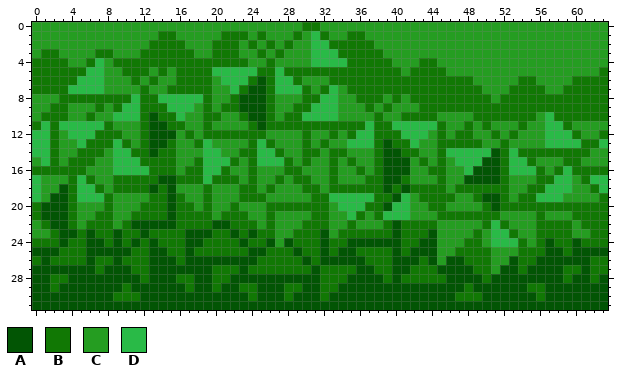
Edited in one commit: pixel-art sprite (img/background/9.png). Above is the file before it was changed.
The file is 64x32 pixels.
Palette (. is transparent): A #025504  B #117804  C #259d21  D #29ba47
Pixels before, first column x 0:
 0 CCCCCCCCCCCCCCCCCCCCCCCCCCCCCCBBCCCCCCCCCCCCCCCCCCCCCCCCCCCCCCCC
 1 CCCCCCCCCCCCCCBBCCCCCBBBCBCCCBCDBCCBBCCCCCCCCCCCCCCCCCCCCCCCCCCC
 2 CCCCCCCCCCCCCBBBBCCCBBBCBCBCBCCDDBBBBBCCCCCCCCCCCCCCCCCCCCCCCCCC
 3 CBBCCCCBBCCCBBBBBBCCBBBCCBCBCCCDDDBBBBBCCCCCCCCCCCCCCCCCCCCCCCCC
 4 BBBBCCBDCBBBBBBBBBBBBBBBCCBCCCCDDDDBBBBBCCCBBCCCCCCCCCCCCCCCCCCC
 5 BBBBBBDDCCBBBCBCBBBBDDDDDBBDBBBBBBBBBBBBBCBBBBCCCCCCCCCCCCCCCCCB
 6 BBBBBDDDCCCBCBCCBBBBCDDDBABDDBCCCBBBBBBBBBBBBBBBBCCCCCBBCCCCBBBB
 7 BBBBDDDDCCCCBCCBBBBBCCDBAABDDDBCBDCBBBBBBBBBBBBBBBCCCBBBBCCBBBBB
 8 CCCBBBBBBBBDBBDDDDDBCCBAAABCCCBBDDCCBBBCBCBBBBBBBBBCBBBBBBBBBBBB
 9 CCBBCCCBCBDDBBBDDDCBCBBAAABCCBBDDDCCCBCBCCCBBBBBBBBBBBBBBBBBBBBB
10 CBBBCCBCCDDDBABBDCCBBCCBAABCBBDDDDCCCCBCCBBBBCCCCBBBBBBBCDBBBBBB
11 BDBDDDDDBCCCBAABBCCBCCCCBABBBBBBBBBBBDBBDDDDDBCCBCBCCCBCCDDBCCCC
12 DDBCDDDBBBCCBAAACBCBBBBBBBCCCCBCCBCBDDBBBDDDCBCBBCCBCBCCCDDDBCCB
13 DDBCCDBBBDBCBAABCCBDCCCCBDBCCCBCBCCDDDBABBDCCBBBBBCCBCCCCDDDDBBD
14 DDBCCBBBCDDBBABBCCCDDCCBBDDBCCBBCBBCCCBAABBCCBDDDDDABDBBBBBBBBCC
15 CDBCBBBCCDDDBBBBCCBDDDBCBDDDBCBCCBCBCCBAAACBCBCDDDAABDDBCCCBBCCC
16 BBBBBBCCCDDDDBBBCBBDDBCCBCCCBBCCCBCCBCBAAACCBBCCDAAABDDDBCBDBBBB
17 DCCCBDBCCBBBBBAABBBDBBBCBCCBCBBCCBCCCBBAABCCCBCCAAAABCCCBBDDCBDD
18 DCCABDDBCBBBBABACCCBCCCBBCBCCCBBCBBBBBBABABBBBCBBBBBBCCBBDDDCCBD
19 DCAABDDDBCCCCBBABCCBCCCBBBCCCCCBBDDDDDBBADCBBBBCCBAABCBBDDDCCCCB
20 BAAABCCCBCCCBBBABBCBCCBCCCBBBBBBBCDDDBBADDCCBBCCCCBABBBBBBBBBBBB
21 BAAABCCBBCCBBBBABBBBCBBBCCBCCCCBBCCDBCBDDDCCCBBBBBBBCCCCBCCCBBBB
22 CBAABCBBBCBAAAAABBBBAABBBCBCCCBBBCCBCCCBABBBBCCCCCBDBCCCBBBBCBBB
23 CCBAABABBABBABBBBAAABBABABBCCBBBACBBBBBBABBBACCCCBCDDBCCBBBBCCBB
24 BBBABBAABABABABBBAABBBBABBACABBBABBAAAAAABBAACCCBBCDDDBCBABBABBB
25 AAABBBAAAAABBAABBABBBBBBAABBBABBABAABBBBABAAACCBBBBCCCBBBAABAAAA
26 BABBBBABBABBBAAABAAAAAAAABBBBBABAAAAABBBAAABACAABBBCCABBAAAAAABB
27 AAAAAAABAAABBAAAAAAABBBABBBBBBBABBBBAABBAABBBAAAABBCAABAAAABBABB
28 AABBAAAAAAAABAAABBAABBAAAAAAAAAABBBAAAABABBBBBAAAABAAAAAAAABAABA
29 AABAAAAAAABAAAAAABAABAABBAAABBAABBAAAAAAAAAAAAAABAAAAAABBAAAAAAA
30 AAAAAAAAABBBAAAAAAAAAAAABAAABAAABAAAAAAAAAAAAAABBBAAAAAABAAAAAAA
31 AAAAAAAAAAAAAAAAAAAAAAAAAAAAAAAAAAAAAAAAAAAAAAAAAAAAAAAAAAAAAAAA
Now the later version:
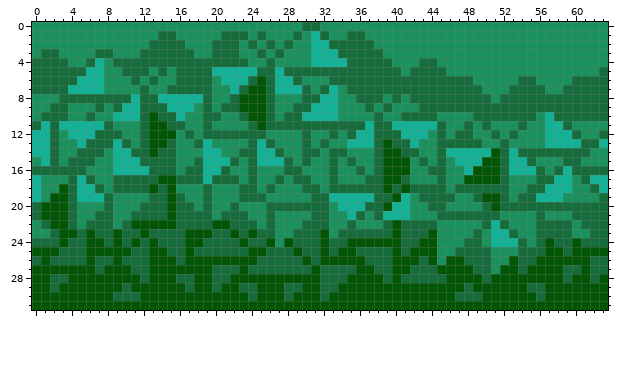
The edit:
colour B: #117804 -> #176c3b
colour C: #259d21 -> #1b915e
colour D: #29ba47 -> #13b196
